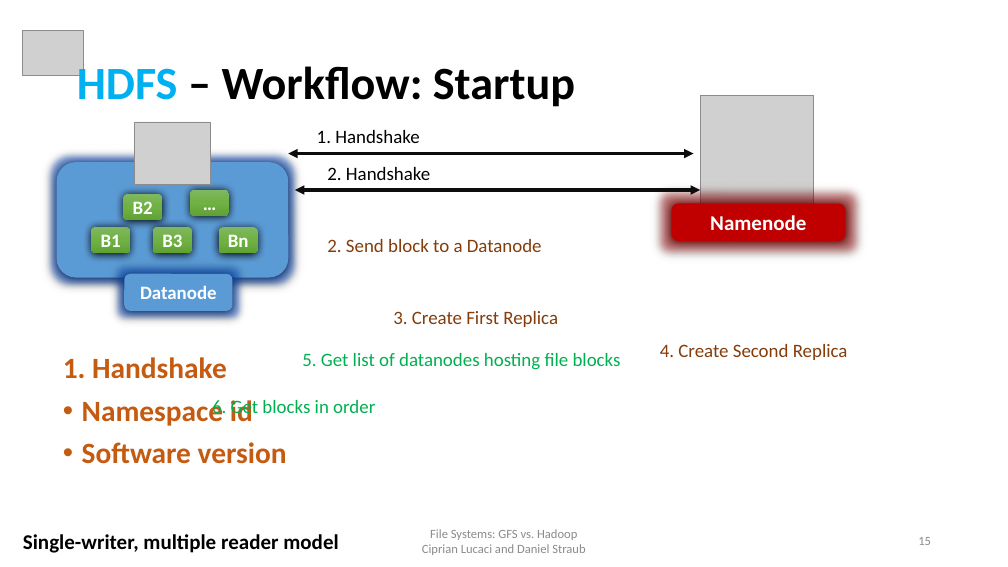
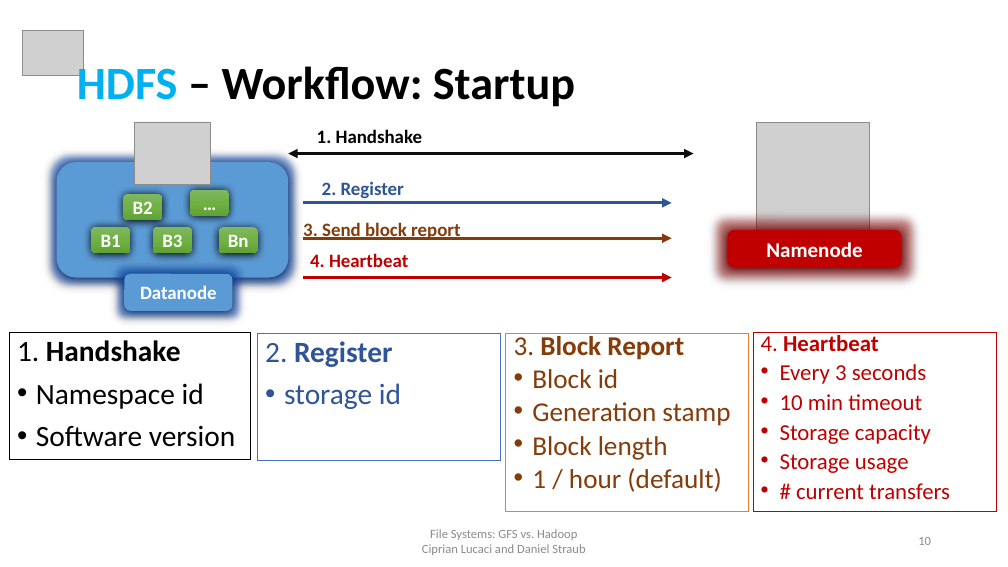
Before and after one commit to cipri7329/ss15-seminar, a slide deck: slide 10 of Presentation/DistributedFileSystems_Cipri.pptx (slide 15 before the commit). Drawn at 1008x567 pixels with LibreOffice and Linux fonts; fonts in the diff are those of the drawing; grey boxes stand for pictures; background and template pictures are left out. Boxes give left, top, right and bottom in pixels: in the first picture for what was removed or moved away, otherwise in the second. Text is boxed around its words. In the diff, an @@ line names an element or a change of style, - is before the commit and + after.

```diff
--- a/Presentation/DistributedFileSystems_Cipri.pptx
+++ b/Presentation/DistributedFileSystems_Cipri.pptx
@@ text "1. Handshake" at [317,129,422,143]: bold on @@
@@ picture: place and size @@
-picture at [700,96,814,209]
+picture at [756,122,870,235]
@@ double arrow moved from (295, 190) - (700, 190) to (303, 203) - (671, 203) @@
@@ double arrow (303, 203) - (671, 203): double arrow to arrow; stroke #0D0D0D 3 pt to #2F5597 3 pt @@
@@ text at [322,181,404,198]: text changed; text colour #000000 to #2F5597; bold on @@
-2. Handshake
+2. Register
@@ text at [303,222,461,240]: text changed; bold on @@
-2. Send block to a Datanode
+3. Send block report
@@ arrow added from (303, 238) to (671, 238), #843C0B 3 pt @@
@@ rounded rectangle "Namenode": place and size @@
-rounded rectangle "Namenode" at [671,203,845,240]
+rounded rectangle "Namenode" at [728,230,902,267]
@@ text added at [310,253,408,267], 18 pt, text #C00000, bold @@
+4. Heartbeat
@@ arrow added from (303, 278) to (671, 278), #C00000 3 pt @@
@@ text removed at [393,311,558,327] @@
-3. Create First Replica
@@ text "1. Handshake": place and size @@
-text "1. Handshake" at [63,357,287,464]
+text "1. Handshake" at [10,333,251,460]
@@ text "1. Handshake" at [10,333,251,460]: text colour #C55A11 to #000000; bold off in "1.", "Namespace id", "Software version"; fill none to #FFFFFF; outline none to #000000 1 pt @@
@@ rectangle added at [258,333,501,461], fill #FFFFFF, outline #4472C4 1 pt, 28 pt, text #2F5597 @@
+2. Register
+• storage id
@@ text removed at [302,353,621,370] @@
-5. Get list of datanodes hosting file blocks
@@ rectangle added at [506,333,748,512], fill #FFFFFF, outline #ED7D31 1 pt, 25.9 pt, text #843C0B @@
+3. Block Report
+• Block id
+• Generation stamp
+• Block length
+• 1 / hour (default)
@@ text removed at [660,344,848,360] @@
-4. Create Second Replica
@@ rectangle added at [753,332,997,512], fill #FFFFFF, outline #C00000 1 pt, 21.7 pt, text #C00000 @@
+4. Heartbeat
+• Every 3 seconds
+• 10 min timeout
+• Storage capacity
+• Storage usage
+• # current transfers
@@ text removed at [231,398,375,419] @@
-6. Get blocks in order
@@ text removed at [23,534,338,553] @@
-  Single-writer, multiple reader model
@@ page number at [918,537,931,545]: text changed @@
-15
+10
```
Also in this commit, not shown: 6 other slides changed, 2 slides added, 4 slides removed, 14 other files.
